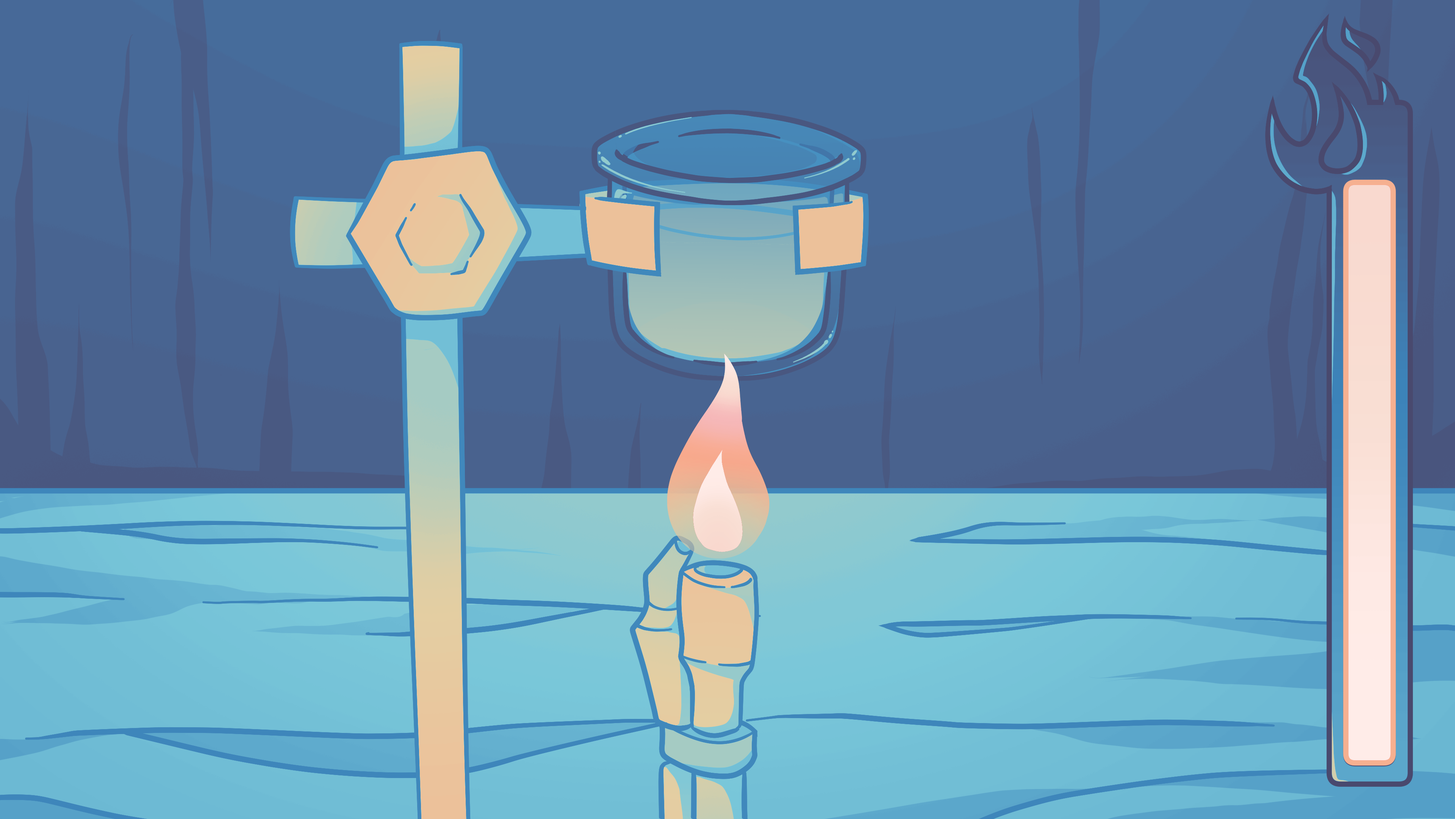
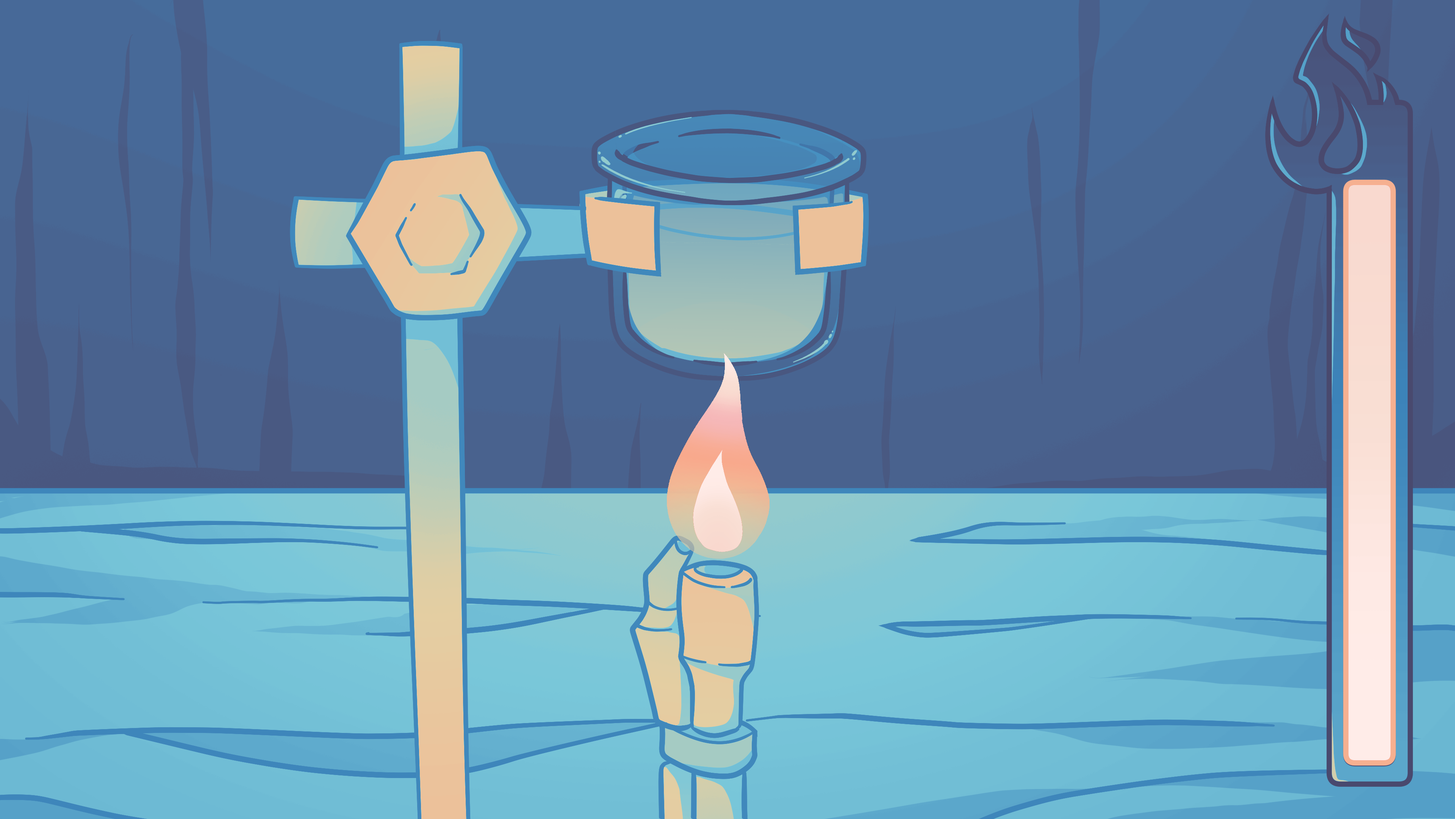
Comparing the layer stacks of the two (1455, 819) images. Changes:
added layer "Flame_Secondary" above "Flame" over bbox(692, 464, 744, 553)
painted on "Flame", masked it over bbox(667, 353, 770, 559)
